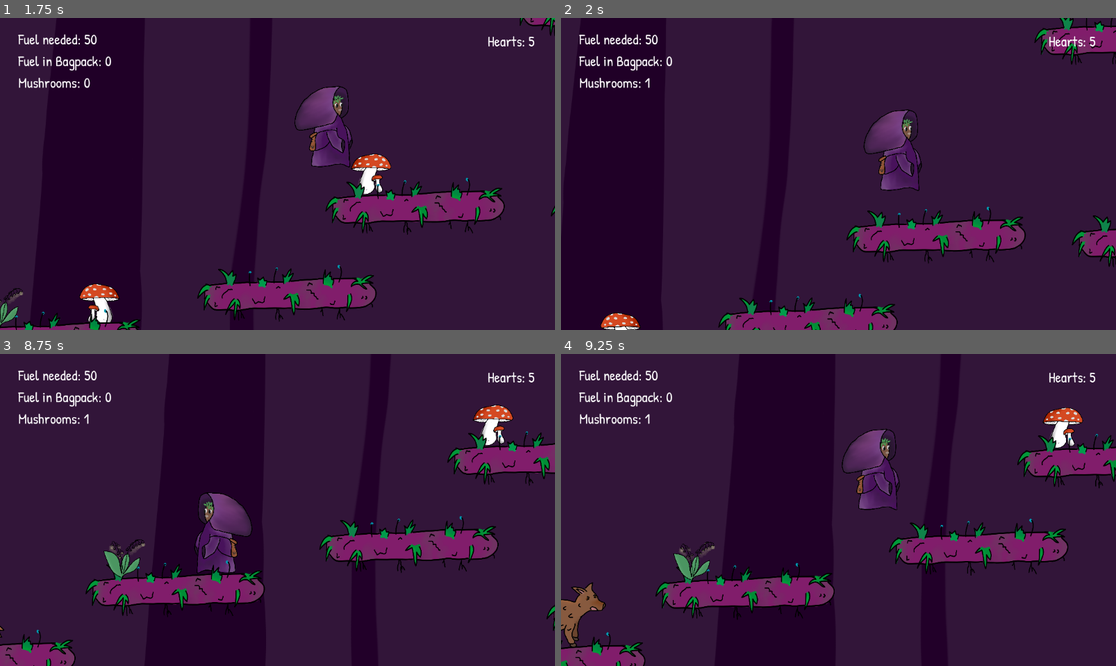
Above: before the commit, frames 1-4 (two rows, left to right).
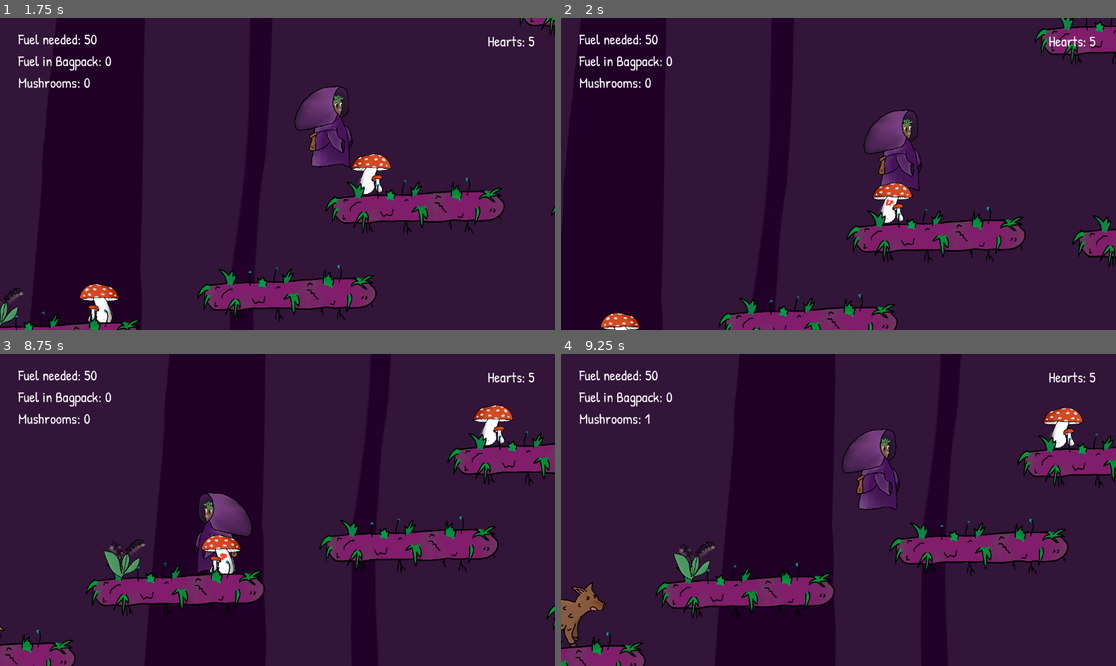
Above: after the commit, the same moments.

Repository: one-mink/into_the_woods
Game: Godot game, scene res://scenes/start_srceen.tscn
The game is run twice, just before and just after one commit, with the same random seed, the same clock (stepped at 60 frames per second) and the same inputs.
Inputs:
- Up to frame 1 (1.75 s): click "START" at 0.5 s; tap Enter (ui_accept) at 1.25, 1.52 s; hold Right (ui_right) from 1.28 s (still down); tap S (throw) at 1.35 s
- Up to frame 2 (2 s): keep holding Right (ui_right)
- Up to frame 3 (8.75 s): tap Alt at 2.1, 4.35, 6.6 s; tap Enter (ui_accept) at 2.27, 3.77, 4.52, 5.27, 6.77, 8.27 s; release Right (ui_right) at 2.78 s; hold Left (ui_left) 2.78-3.53 s; tap Shift at 2.85, 5.1, 8.1 s; hold Right (ui_right) 3.53-5.03 s; tap S (throw) at 3.6, 5.85 s; hold Left (ui_left) 5.03-5.78 s; hold Right (ui_right) 5.78-6.53 s; hold Left (ui_left) 6.53-7.25 s; click "restart" at 7.25 s; hold Left (ui_left) from 8.03 s (still down)
- Up to frame 4 (9.25 s): release Left (ui_left) at 8.78 s; hold Right (ui_right) from 8.78 s (still down); tap S (throw) at 8.85 s; tap Enter (ui_accept) at 9.02 s

Frame 1 is identical in both runs. In frame 2, 0.6% of the frame differs, in the area x 15-64%, y 19-66%; in frame 3, 0.6%; in frame 4, nothing differs.

Commit message:
add mushroom cpu particles

Diff:
--- a/scenes/mushroom.tscn
+++ b/scenes/mushroom.tscn
@@ -21,4 +21,13 @@
 position = Vector2(4, -3)
 shape = SubResource("CapsuleShape2D_nageh")
 
+[node name="CPUParticles2D" type="CPUParticles2D" parent="Area2D" unique_id=258047298]
+amount = 80
+spread = 180.0
+gravity = Vector2(0, 10)
+initial_velocity_min = 40.0
+initial_velocity_max = 40.0
+scale_amount_max = 6.45
+color = Color(1, 0.26666668, 0.1764706, 1)
+
 [connection signal="body_entered" from="Area2D" to="Area2D" method="_on_body_entered"]
--- a/scripts/collect_mushrooms.gd
+++ b/scripts/collect_mushrooms.gd
@@ -2,15 +2,19 @@
 
 class_name Mushroom
 static var count = 0
+@onready var particles = $CPUParticles2D
+
 
 func _ready() -> void:
-	pass
+	particles.visible = false
 
 func _process(delta: float) -> void:
 	pass
 
 func _on_body_entered(body: Node2D) -> void:
+	particles.visible = true
+	await get_tree().create_timer(0.5).timeout
+	if body.is_in_group("player"):
 
-	if body.is_in_group("player"):
 		queue_free()
 		Mushroom.count += 1
Not shown, changed: addons/godot_super-wakatime/wakatime.cfg
